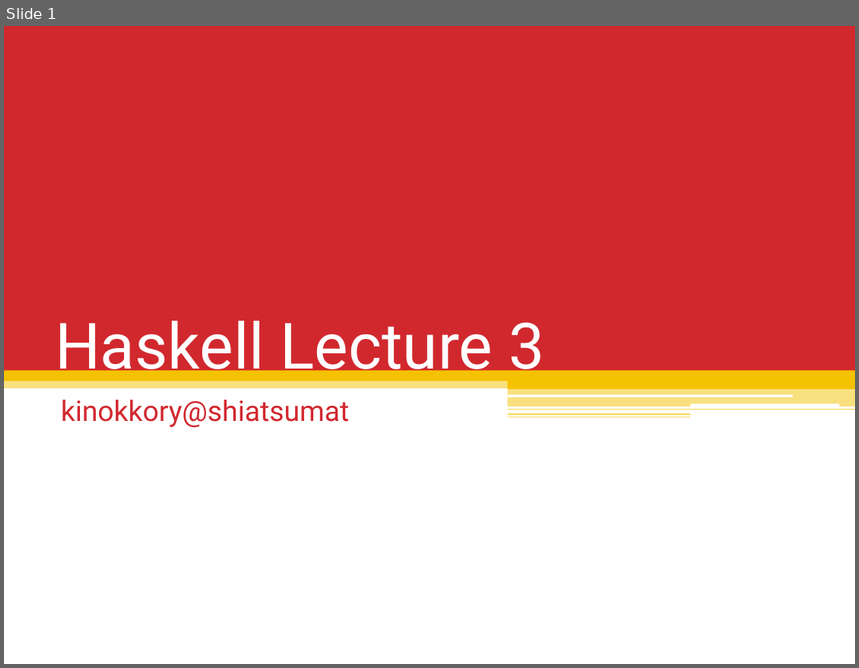
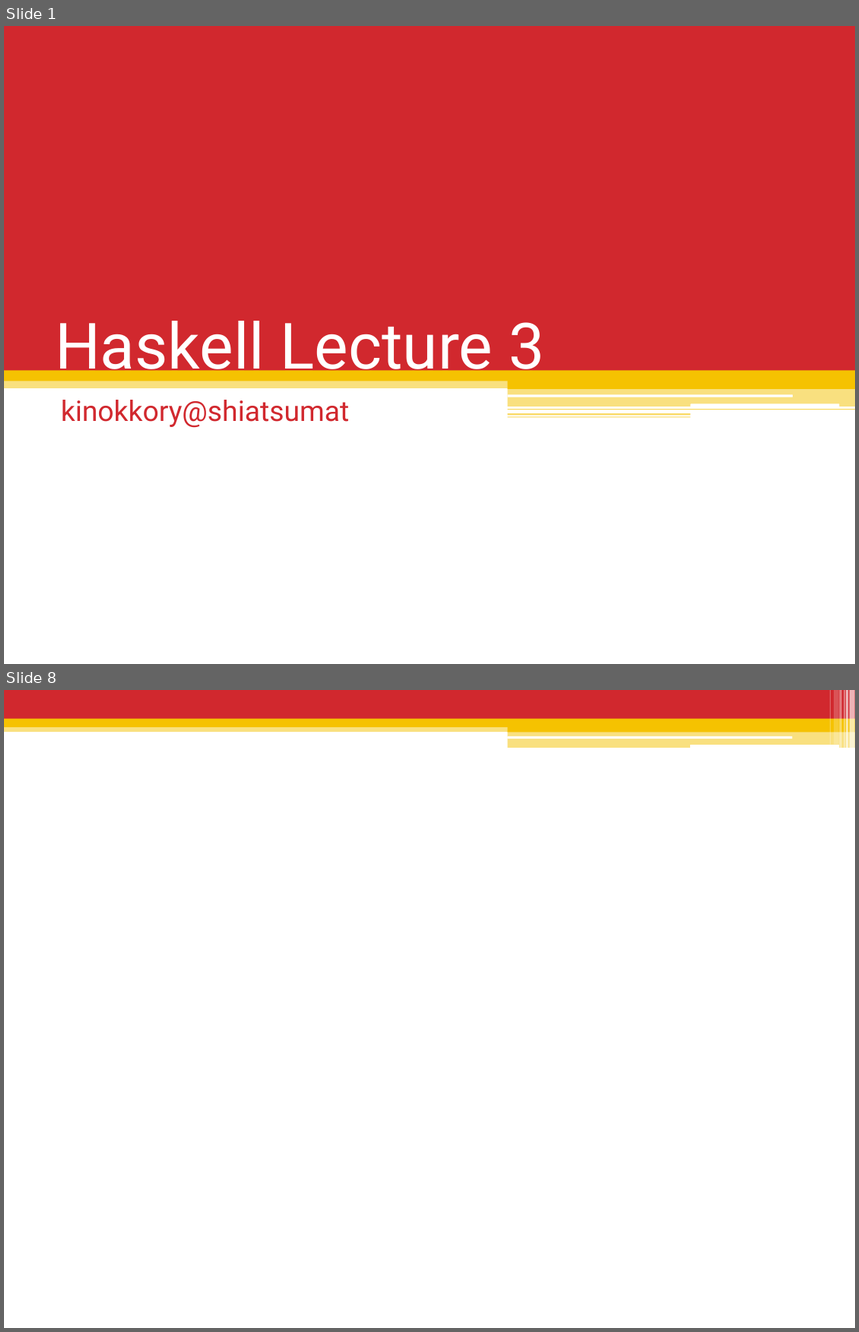
Before and after one commit to shiatsumat/HaskellLecture, a slide deck: 3_recursion_data/slides/3_recursion_data.pptx. Shown one above the other, each under a label of ours: slide 1 before the commit, slides 1 and 8 after it; the slides between them are not shown. The pictures are 859x668 and 859x1332 pixels, drawn with LibreOffice and Linux fonts; fonts in the diff are those of the drawing. Boxes give left, top, right and bottom in pixels: in the first picture for what was removed or moved away, otherwise in the second. Text is boxed around its words. In the diff, an @@ line names an element or a change of style, - is before the commit and + after.

```diff
--- a/3_recursion_data/slides/3_recursion_data.pptx
+++ b/3_recursion_data/slides/3_recursion_data.pptx
@@ slide 8 added at (4,690,855,1328), background #FFFFFF @@
@@ rectangle added at (4,690,855,719), fill #D1282E @@
@@ rectangle added at (829,690,831,745), fill #FFFFFF at 30% opacity @@
@@ rectangle added at (834,690,839,745), fill #FFFFFF at 20% opacity @@
@@ rectangle added at (840,690,842,748), fill #FFFFFF at 40% opacity @@
@@ rectangle added at (844,690,845,748), fill #FFFFFF at 60% opacity @@
@@ rectangle added at (846,690,848,748), fill #FFFFFF at 65% opacity @@
@@ rectangle added at (850,690,855,748), fill #FFFFFF at 65% opacity @@
@@ rectangle added at (4,724,855,732), fill #F5C201 at 50% opacity @@
@@ rectangle added at (4,719,855,727), fill #F5C201 @@
@@ rectangle added at (508,723,855,732), fill #F5C201 @@
@@ rectangle added at (508,731,855,748), fill #F5C201 at 50% opacity @@
@@ rounded rectangle added at (507,736,792,739), fill #FFFFFF @@
@@ rounded rectangle added at (690,745,839,748), fill #FFFFFF @@
```
Also in this commit, not shown: 4 other slides added, 1 slide removed, 1 other file.
